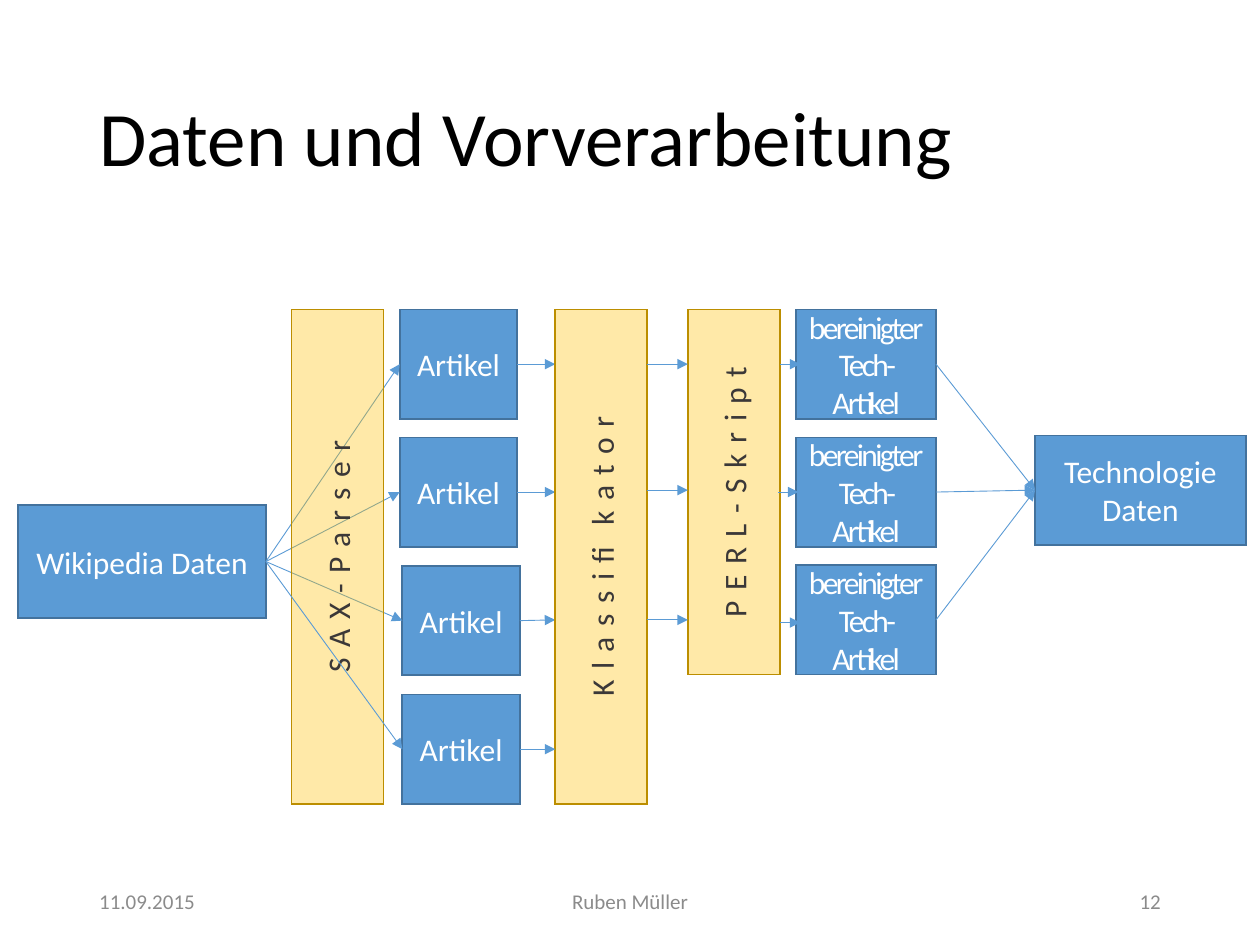
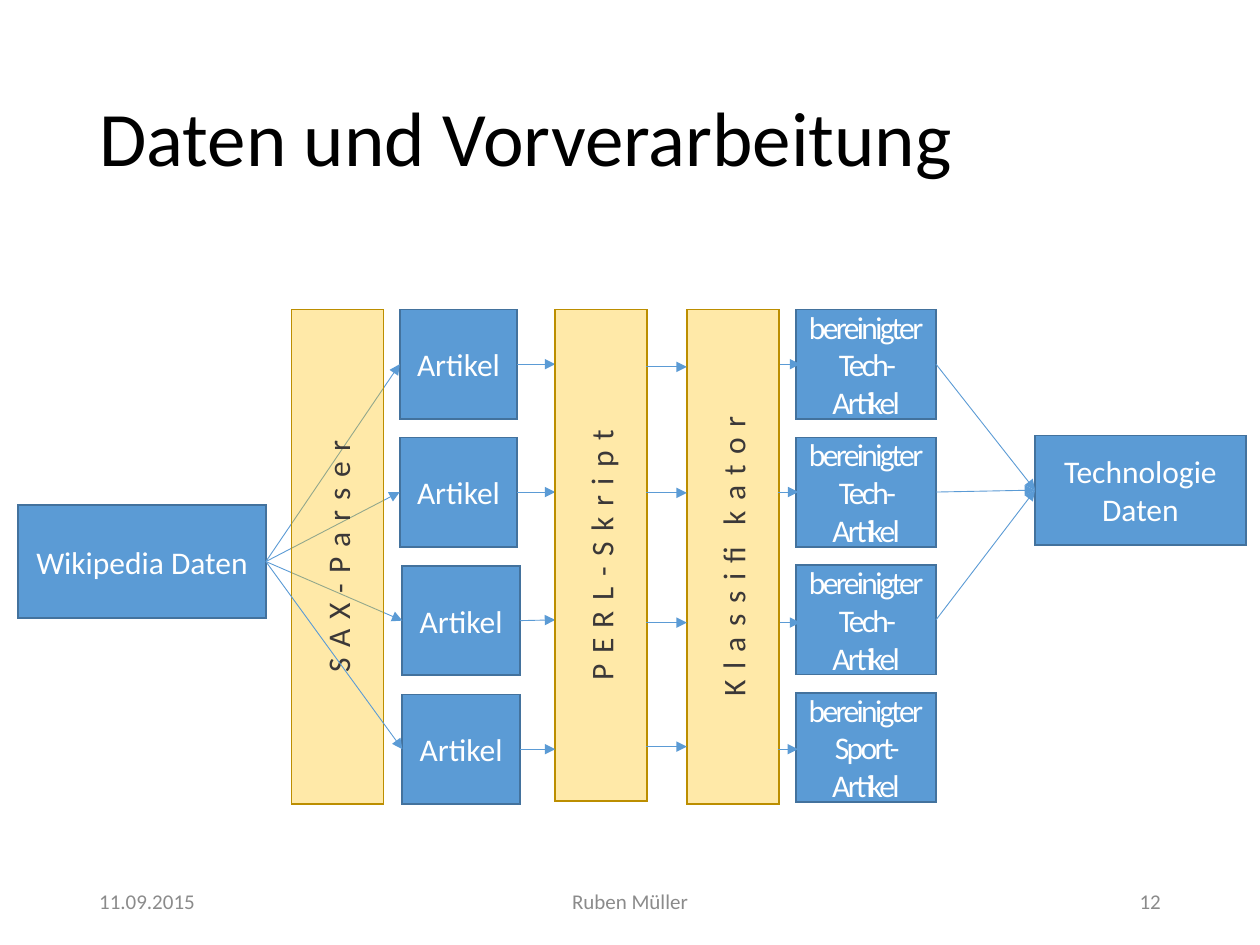
Before and after one commit to imbabaer/SemanticRelations, a slide deck: slide 12 of Präsentation/Semantische Beziehungen.pptx. Drawn at 1260x945 pixels with LibreOffice and Linux fonts; fonts in the diff are those of the drawing. Boxes give left, top, right and bottom in pixels: in the first picture for what was removed or moved away, otherwise in the second. Text is boxed around its words. In the diff, an @@ line names an element or a change of style, - is before the commit and + after.

```diff
--- a/Präsentation/Semantische Beziehungen.pptx
+++ b/Präsentation/Semantische Beziehungen.pptx
@@ rectangle "PERL-Skript": place and size @@
-rectangle "PERL-Skript" at [688, 310, 780, 675]
+rectangle "PERL-Skript" at [554, 310, 646, 801]
@@ rectangle "Klassifikator": place and size @@
-rectangle "Klassifikator" at [556, 310, 648, 804]
+rectangle "Klassifikator" at [687, 310, 779, 804]
@@ rectangle added at [796, 693, 936, 803], fill #5B9BD5, outline #43739E 1 pt, 18 pt, text #FFFFFF @@
+bereinigter Sport-Artikel
@@ arrow added from (646, 747) to (687, 747), #5B9BD5 0.5 pt @@
@@ arrow added from (777, 750) to (798, 750), #5B9BD5 0.5 pt @@
```
Also in this commit, not shown: 1 other file.
